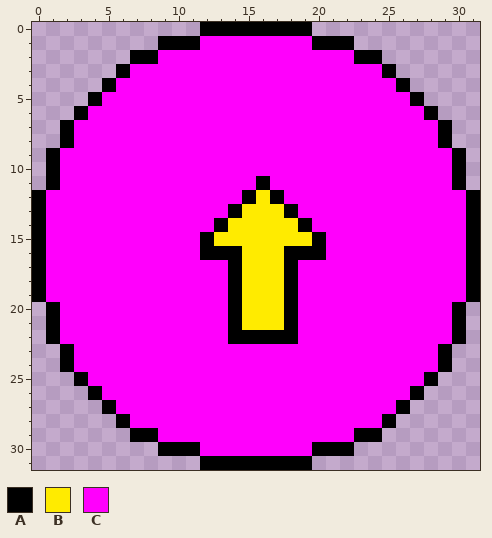
A pixel-art sprite gets an edit: Toasty Trails/Toasty Trails/Resources/Tilesets/5.png. This is how it looked before the edit.
The file is 32x32 pixels.
Palette (. is transparent): A #000000  B #ffeb00  C #ff00fc
New version:
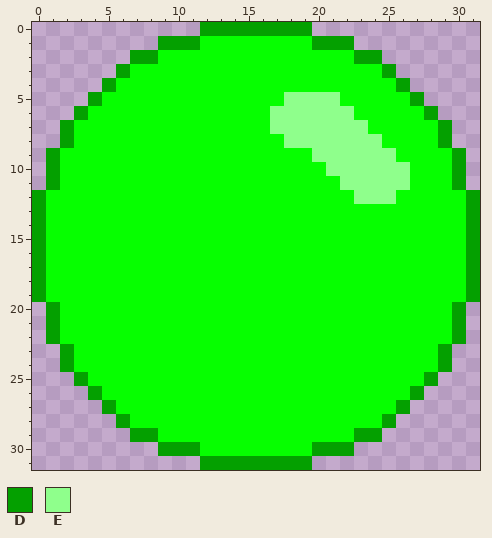
Colours new in this view: D #04a000  E #8fff8c
Diff:
@@ palette @@
-C #ff00fc
+C #06ff00
@@ x 0..31 @@
- 0 ............AAAAAAAA............
- 1 .........AAACCCCCCCCAAA.........
- 2 .......AACCCCCCCCCCCCCCAA.......
- 3 ......ACCCCCCCCCCCCCCCCCCA......
- 4 .....ACCCCCCCCCCCCCCCCCCCCA.....
- 5 ....ACCCCCCCCCCCCCCCCCCCCCCA....
- 6 ...ACCCCCCCCCCCCCCCCCCCCCCCCA...
- 7 ..ACCCCCCCCCCCCCCCCCCCCCCCCCCA..
- 8 ..ACCCCCCCCCCCCCCCCCCCCCCCCCCA..
- 9 .ACCCCCCCCCCCCCCCCCCCCCCCCCCCCA.
-10 .ACCCCCCCCCCCCCCCCCCCCCCCCCCCCA.
-11 .ACCCCCCCCCCCCCCACCCCCCCCCCCCCA.
-12 ACCCCCCCCCCCCCCABACCCCCCCCCCCCCA
-13 ACCCCCCCCCCCCCABBBACCCCCCCCCCCCA
-14 ACCCCCCCCCCCCABBBBBACCCCCCCCCCCA
-15 ACCCCCCCCCCCABBBBBBBACCCCCCCCCCA
-16 ACCCCCCCCCCCAAABBBAAACCCCCCCCCCA
-17 ACCCCCCCCCCCCCABBBACCCCCCCCCCCCA
-18 ACCCCCCCCCCCCCABBBACCCCCCCCCCCCA
-19 ACCCCCCCCCCCCCABBBACCCCCCCCCCCCA
-20 .ACCCCCCCCCCCCABBBACCCCCCCCCCCA.
-21 .ACCCCCCCCCCCCABBBACCCCCCCCCCCA.
-22 .ACCCCCCCCCCCCAAAAACCCCCCCCCCCA.
-23 ..ACCCCCCCCCCCCCCCCCCCCCCCCCCA..
-24 ..ACCCCCCCCCCCCCCCCCCCCCCCCCCA..
-25 ...ACCCCCCCCCCCCCCCCCCCCCCCCA...
-26 ....ACCCCCCCCCCCCCCCCCCCCCCA....
-27 .....ACCCCCCCCCCCCCCCCCCCCA.....
-28 ......ACCCCCCCCCCCCCCCCCCA......
-29 .......AACCCCCCCCCCCCCCAA.......
-30 .........AAACCCCCCCCAAA.........
-31 ............AAAAAAAA............
+ 0 ............DDDDDDDD............
+ 1 .........DDDCCCCCCCCDDD.........
+ 2 .......DDCCCCCCCCCCCCCCDD.......
+ 3 ......DCCCCCCCCCCCCCCCCCCD......
+ 4 .....DCCCCCCCCCCCCCCCCCCCCD.....
+ 5 ....DCCCCCCCCCCCCCEEEECCCCCD....
+ 6 ...DCCCCCCCCCCCCCEEEEEECCCCCD...
+ 7 ..DCCCCCCCCCCCCCCEEEEEEECCCCCD..
+ 8 ..DCCCCCCCCCCCCCCCEEEEEEECCCCD..
+ 9 .DCCCCCCCCCCCCCCCCCCEEEEEECCCCD.
+10 .DCCCCCCCCCCCCCCCCCCCEEEEEECCCD.
+11 .DCCCCCCCCCCCCCCCCCCCCEEEEECCCD.
+12 DCCCCCCCCCCCCCCCCCCCCCCEEECCCCCD
+13 DCCCCCCCCCCCCCCCCCCCCCCCCCCCCCCD
+14 DCCCCCCCCCCCCCCCCCCCCCCCCCCCCCCD
+15 DCCCCCCCCCCCCCCCCCCCCCCCCCCCCCCD
+16 DCCCCCCCCCCCCCCCCCCCCCCCCCCCCCCD
+17 DCCCCCCCCCCCCCCCCCCCCCCCCCCCCCCD
+18 DCCCCCCCCCCCCCCCCCCCCCCCCCCCCCCD
+19 DCCCCCCCCCCCCCCCCCCCCCCCCCCCCCCD
+20 .DCCCCCCCCCCCCCCCCCCCCCCCCCCCCD.
+21 .DCCCCCCCCCCCCCCCCCCCCCCCCCCCCD.
+22 .DCCCCCCCCCCCCCCCCCCCCCCCCCCCCD.
+23 ..DCCCCCCCCCCCCCCCCCCCCCCCCCCD..
+24 ..DCCCCCCCCCCCCCCCCCCCCCCCCCCD..
+25 ...DCCCCCCCCCCCCCCCCCCCCCCCCD...
+26 ....DCCCCCCCCCCCCCCCCCCCCCCD....
+27 .....DCCCCCCCCCCCCCCCCCCCCD.....
+28 ......DCCCCCCCCCCCCCCCCCCD......
+29 .......DDCCCCCCCCCCCCCCDD.......
+30 .........DDDCCCCCCCCDDD.........
+31 ............DDDDDDDD............
Where, in picture pixels (left, top, right, bottom), the same in both pictures:
changed: (32, 22, 480, 470)
